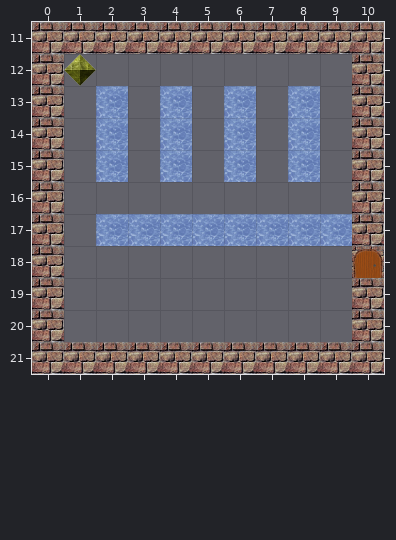
A Tiled map gets an edit: Clockwise/assets/bottom-left.tmx. The first picture shows the starting point.
Cells are 32x32 px. Shown: x 0..10, y 11..21.
The same view after the edit:
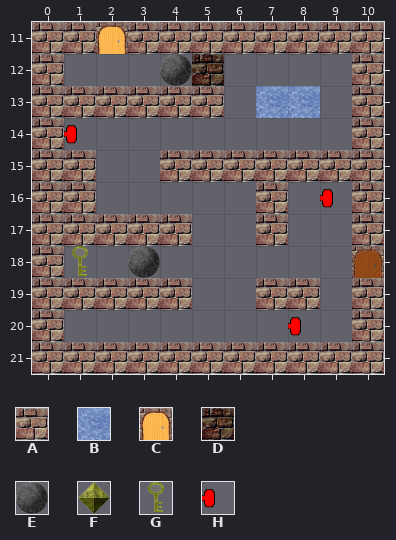
Key: from "tiles": A 0, B 1, C 2, D 4, E 6, F 8, G 9, H 10.
_ is an empty cell.
Edits made:
Layer "Tile Layer 2":
Tile B becomes tile A in row 13 at x 2 and 4; in row 15 at x 4, 6 and 8; in row 17 at x 2 to 4 and 7.
The author put tile A in row 13 at x 1, 3 and 5; in row 15 at x 1, 5, 7 and 9; in row 16 at x 1 and 7; in row 17 at x 1; in row 19 at x 1 to 4 and 7 to 8.
The author put tile B in row 13 at x 7.
Tile A becomes tile C in row 11 at x 2.
The author put tile D in row 12 at x 5.
The author put tile E in row 12 at x 4; in row 18 at x 3.
The author put tile G in row 18 at x 1.
The author put tile H in row 14 at x 1; in row 16 at x 9; in row 20 at x 8.
The edit erases tile B in row 13 at x 6; in row 14 at x 2, 4, 6 and 8; in row 15 at x 2; in row 17 at x 5 to 6 and 8 to 9.
The edit erases tile F in row 12 at x 1.
Where, in picture pixels (left, top, right, bottom), the same in both pictures:
changed: (64, 22, 352, 336)
